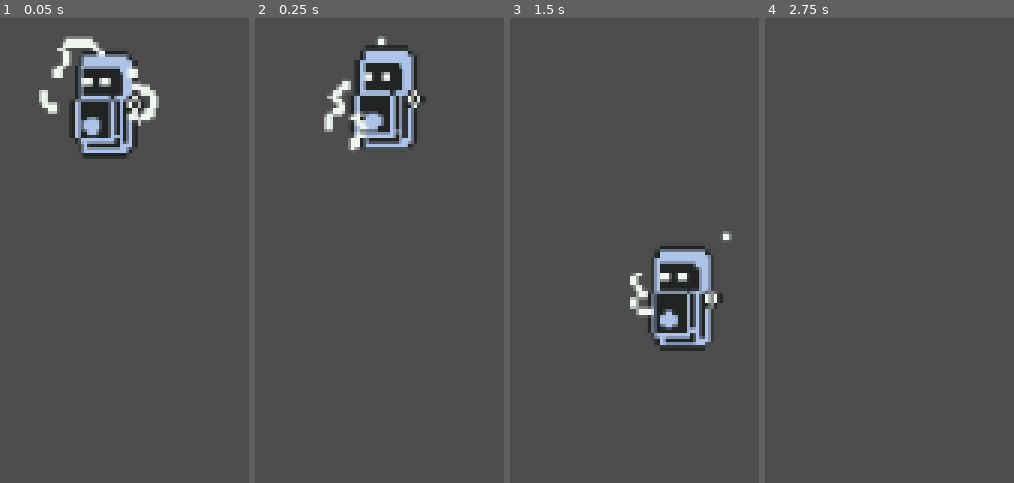
Above: before the commit, frames 1-4 (left to right).
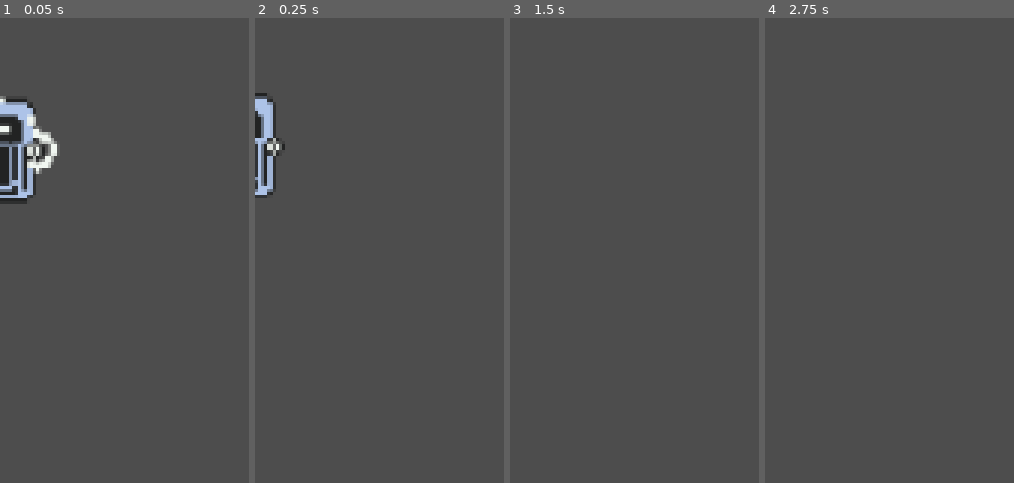
Above: after the commit, the same moments.

Repository: rnakkas/GodotSandbox
Game: Godot game, scene res://ShmupSandbox/Pickups/Scenes/pickup_powerup.tscn
Same seed, same stepped clock (60 frames per second), same inputs: the game is played once before the commit and once after it. This scene is started directly instead of the project's main scene. The engine's default icon, where the game draws it, is replaced by a stand-in: a white triangle on a blue panel in a dark square.
Inputs (mouse positions are in pixels of both pictures, inside the frame that each line leads up to):
- Up to frame 1 (0.05 s): no input
- Up to frame 2 (0.25 s): no input
- Up to frame 3 (1.5 s): tap Enter (ui_accept) at 0.5, 0.77 s; move the mouse to (outside the picture) at 0.52 s; hold D (move_right) 0.53-1.28 s; hold Shift (bomb) 0.53-1.28 s; move the mouse to (outside the picture) at 1.27 s; hold S (move_down) from 1.28 s (still down); tap Space (shoot) at 1.35 s
- Up to frame 4 (2.75 s): tap Enter (ui_accept) at 1.52 s; move the mouse to (outside the picture) at 2.02 s; release S (move_down) at 2.03 s; hold D (move_right) from 2.03 s (still down); tap Q at 2.1 s

The runs differ from the first frame. In frame 1, 10% of the frame differs, in the area x 0-64%, y 3-40%; in frame 2, 7.7%; in frame 3, 5.3%; in frame 4, nothing differs.

Commit message:
refactor-powerup: changed powerup from node2d to aread2d, removed path

Diff:
--- a/ShmupSandbox/Pickups/Scenes/pickup_powerup.tscn
+++ b/ShmupSandbox/Pickups/Scenes/pickup_powerup.tscn
@@ -1,19 +1,12 @@
-[gd_scene load_steps=61 format=3 uid="uid://drn1oajqy3684"]
+[gd_scene load_steps=59 format=3 uid="uid://drn1oajqy3684"]
 
 [ext_resource type="Script" uid="uid://85opciapqat8" path="res://ShmupSandbox/Pickups/Scripts/pickup_powerup.gd" id="1_8m5pr"]
-[ext_resource type="Script" uid="uid://dlh7lg7gj4tlp" path="res://ShmupSandbox/Pickups/Scripts/powerup_pathfollow.gd" id="1_glbyy"]
 [ext_resource type="Texture2D" uid="uid://banrdqkgowv87" path="res://ShmupSandbox/Assets/Pickups/od-v1.png" id="3_8m5pr"]
 [ext_resource type="Texture2D" uid="uid://bvjfrhgvvsyed" path="res://ShmupSandbox/Assets/Pickups/ch-v1.png" id="4_haqd0"]
 [ext_resource type="Texture2D" uid="uid://cd0otonekhged" path="res://ShmupSandbox/Assets/Pickups/fx-v1.png" id="4_p0ehi"]
 [ext_resource type="Texture2D" uid="uid://cpct0bw2yeirq" path="res://ShmupSandbox/Assets/Pickups/fz-v1.png" id="5_67wdi"]
 [ext_resource type="FontFile" uid="uid://chyk1vw521kif" path="res://ShmupSandbox/Assets/Fonts/Metal Lord.otf" id="6_aa45h"]
 
-[sub_resource type="Curve2D" id="Curve2D_haqd0"]
-_data = {
-"points": PackedVector2Array(0, 0, 0, 0, -1, -1, -20.4187, -2.52876, 20.4187, 2.52876, 45.3676, -17.6719, 0.466507, -14.9282, -0.466507, 14.9282, 94, 39, 19.5933, -14.9282, -19.5933, 14.9282, 73, 80, 20.5263, 8.86364, -20.5263, -8.86364, 14, 91, 3.73206, 19.1268, -3.73206, -19.1268, -16, 47, 0, 0, 0, 0, -1, -1)
-}
-point_count = 7
-
 [sub_resource type="CircleShape2D" id="CircleShape2D_lkxkw"]
 radius = 32.0
 
@@ -401,72 +394,59 @@
 "speed": 12.0
 }]
 
-[node name="PickupPowerup" type="Node2D"]
+[node name="PickupPowerup" type="Area2D"]
+collision_layer = 32
 script = ExtResource("1_8m5pr")
 speed = 30.0
 powerup_switch_time = 2.0
 
-[node name="powerup_switch_timer" type="Timer" parent="."]
-
-[node name="path" type="Path2D" parent="."]
-self_modulate = Color(1, 1, 0, 1)
-position = Vector2(2.82641, 2.63921)
-scale = Vector2(1.17206, 1.16791)
-curve = SubResource("Curve2D_haqd0")
-
-[node name="pathfollow" type="PathFollow2D" parent="path"]
-unique_name_in_owner = true
-position = Vector2(-1, -1)
-scale = Vector2(1.00565, 1)
-rotates = false
-script = ExtResource("1_glbyy")
-pathfollow_speed = 0.2
-
-[node name="powerup_area" type="Area2D" parent="path/pathfollow"]
-unique_name_in_owner = true
+[node name="collider" type="CollisionShape2D" parent="."]
+position = Vector2(1.65435, 1.4713)
 rotation = -1.5708
-collision_layer = 32
-
-[node name="collider" type="CollisionShape2D" parent="path/pathfollow/powerup_area"]
+scale = Vector2(1.16791, 1.17868)
 shape = SubResource("CircleShape2D_lkxkw")
 debug_color = Color(1, 0.639216, 0.121569, 0.172549)
 
-[node name="sprite_od" type="AnimatedSprite2D" parent="path/pathfollow"]
+[node name="sprite_od" type="AnimatedSprite2D" parent="."]
 unique_name_in_owner = true
-scale = Vector2(1.5, 1.5)
+position = Vector2(1.65435, 1.4713)
+scale = Vector2(1.76802, 1.75186)
 sprite_frames = SubResource("SpriteFrames_t0yqe")
 animation = &"collect"
 autoplay = "idle"
 
-[node name="sprite_ch" type="AnimatedSprite2D" parent="path/pathfollow"]
+[node name="sprite_ch" type="AnimatedSprite2D" parent="."]
 unique_name_in_owner = true
 visible = false
-scale = Vector2(1.5, 1.5)
+position = Vector2(1.65435, 1.4713)
+scale = Vector2(1.76802, 1.75186)
 sprite_frames = SubResource("SpriteFrames_cu70m")
 animation = &"collect"
 autoplay = "idle"
 
-[node name="sprite_fz" type="AnimatedSprite2D" parent="path/pathfollow"]
+[node name="sprite_fz" type="AnimatedSprite2D" parent="."]
 unique_name_in_owner = true
 visible = false
-scale = Vector2(1.5, 1.5)
+position = Vector2(1.65435, 1.4713)
+scale = Vector2(1.76802, 1.75186)
 sprite_frames = SubResource("SpriteFrames_60c7r")
 animation = &"collect"
 autoplay = "idle"
 
-[node name="sprite_fx" type="AnimatedSprite2D" parent="path/pathfollow"]
+[node name="sprite_fx" type="AnimatedSprite2D" parent="."]
 unique_name_in_owner = true
-scale = Vector2(1.5, 1.5)
+position = Vector2(1.65435, 1.4713)
+scale = Vector2(1.76802, 1.75186)
 sprite_frames = SubResource("SpriteFrames_edng5")
 animation = &"idle"
 autoplay = "idle"
 
-[node name="powerup_label" type="Label" parent="path/pathfollow"]
+[node name="powerup_label" type="Label" parent="."]
 unique_name_in_owner = true
-offset_left = -61.6403
-offset_top = -40.6464
-offset_right = 62.3597
-offset_bottom = -9.6464
+offset_left = -71.0
+offset_top = -46.0
+offset_right = 53.0
+offset_bottom = -15.0
 theme_override_colors/font_outline_color = Color(0.133333, 0.137255, 0.137255, 1)
 theme_override_constants/outline_size = 6
 theme_override_fonts/font = ExtResource("6_aa45h")
@@ -475,9 +455,11 @@
 horizontal_alignment = 1
 vertical_alignment = 1
 
+[node name="powerup_switch_timer" type="Timer" parent="."]
+
 [node name="VisibleOnScreenNotifier2D" type="VisibleOnScreenNotifier2D" parent="."]
-position = Vector2(126, 51)
-
+position = Vector2(64, 0)
+
+[connection signal="body_entered" from="." to="." method="_on_body_entered"]
 [connection signal="timeout" from="powerup_switch_timer" to="." method="_on_powerup_switch_timer_timeout"]
-[connection signal="body_entered" from="path/pathfollow/powerup_area" to="." method="_on_powerup_area_body_entered"]
 [connection signal="screen_exited" from="VisibleOnScreenNotifier2D" to="." method="_on_visible_on_screen_notifier_2d_screen_exited"]
--- a/ShmupSandbox/Pickups/Scripts/pickup_powerup.gd
+++ b/ShmupSandbox/Pickups/Scripts/pickup_powerup.gd
@@ -1,4 +1,4 @@
-class_name PickupPowerup extends Node2D
+class_name PickupPowerup extends Area2D
 
 @onready var powerup_switch_timer : Timer = $powerup_switch_timer
 @onready var sprite_fx : AnimatedSprite2D = %sprite_fx
@@ -7,8 +7,6 @@
 @onready var sprite_fz : AnimatedSprite2D = %sprite_fz
 @onready var powerup_label : Label = %powerup_label
 @onready var collider_area : Area2D = %powerup_area
-
-@onready var sprites_container : PathFollow2D = %pathfollow
 
 @export var speed : float = 20
 @export var powerup_switch_time : float = 5.5
@@ -48,7 +46,7 @@
 
 ## Create the array of powerups, ignore the fx sprite
 func _create_sprites_list() -> void:
-	for node : Node in sprites_container.get_children():
+	for node : Node in get_children():
 		if node is AnimatedSprite2D && node != sprite_fx:
 			sprites_list.append(node)
 
@@ -117,23 +115,27 @@
 
 
 ################################################
-#NOTE: Despawn when exiting screen left
+#NOTE: Despawn after exiting screen
 ################################################
 func _on_visible_on_screen_notifier_2d_screen_exited() -> void:
-	queue_free()
+	call_deferred("queue_free")
 
 
 ################################################
 #NOTE: Logic for when powerup is collected by player
 ################################################
-func _on_powerup_area_body_entered(body:Node2D) -> void:
+func _on_body_entered(body:Node2D) -> void:
 	if body is PlayerCat:
+		## Do nothing if the player is dead
+		if body.is_dead:
+			return
+
 		## Disable collider area on collection
-		collider_area.set_deferred("monitorable", false)
-		collider_area.set_deferred("monitoring", false)
+		set_deferred("monitorable", false)
+		set_deferred("monitoring", false)
 
-		## Stop the path follow movement on collection
-		sprites_container.pathfollow_speed = 0.0
+		## Stop on collection
+		speed = 0
 
 		## Turn off powerup switch timer
 		powerup_switch_timer.stop()
